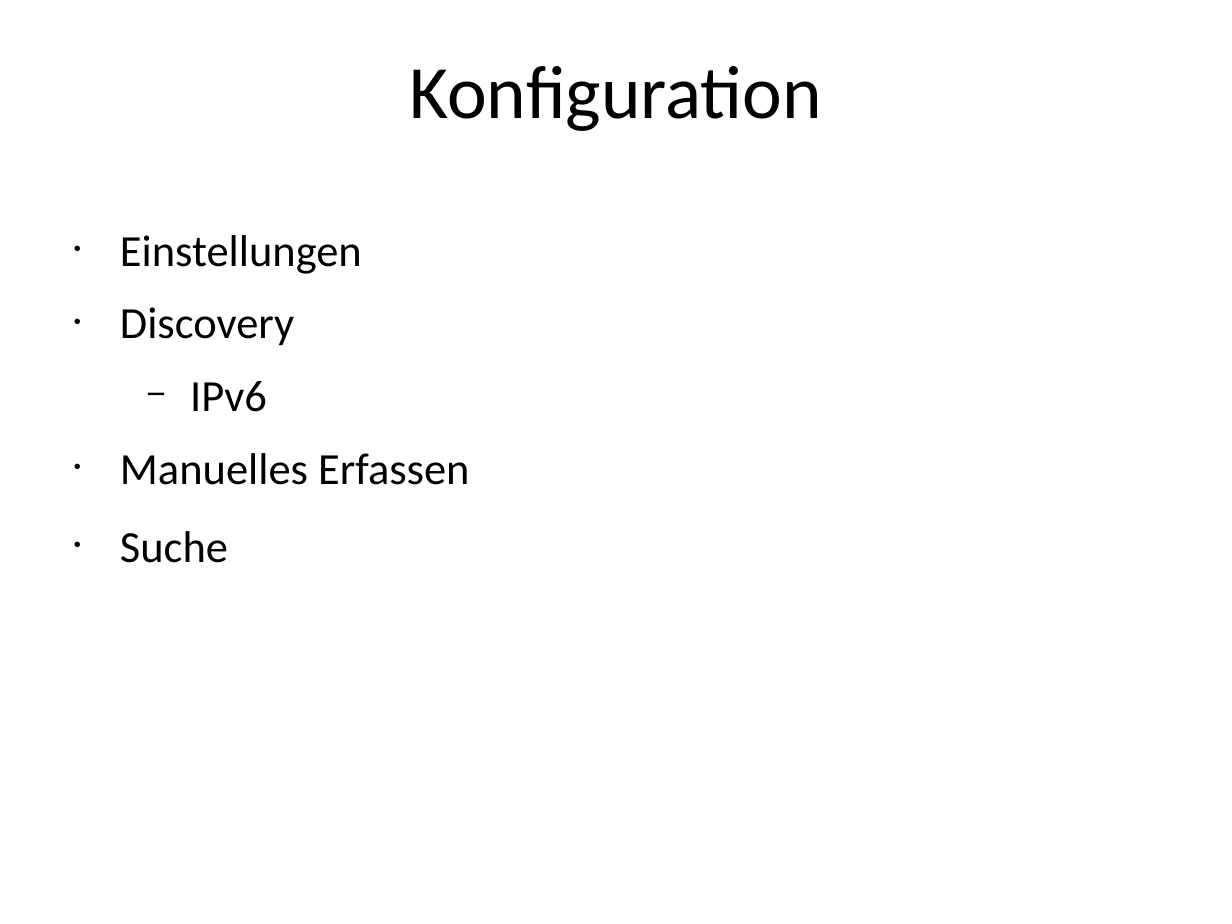
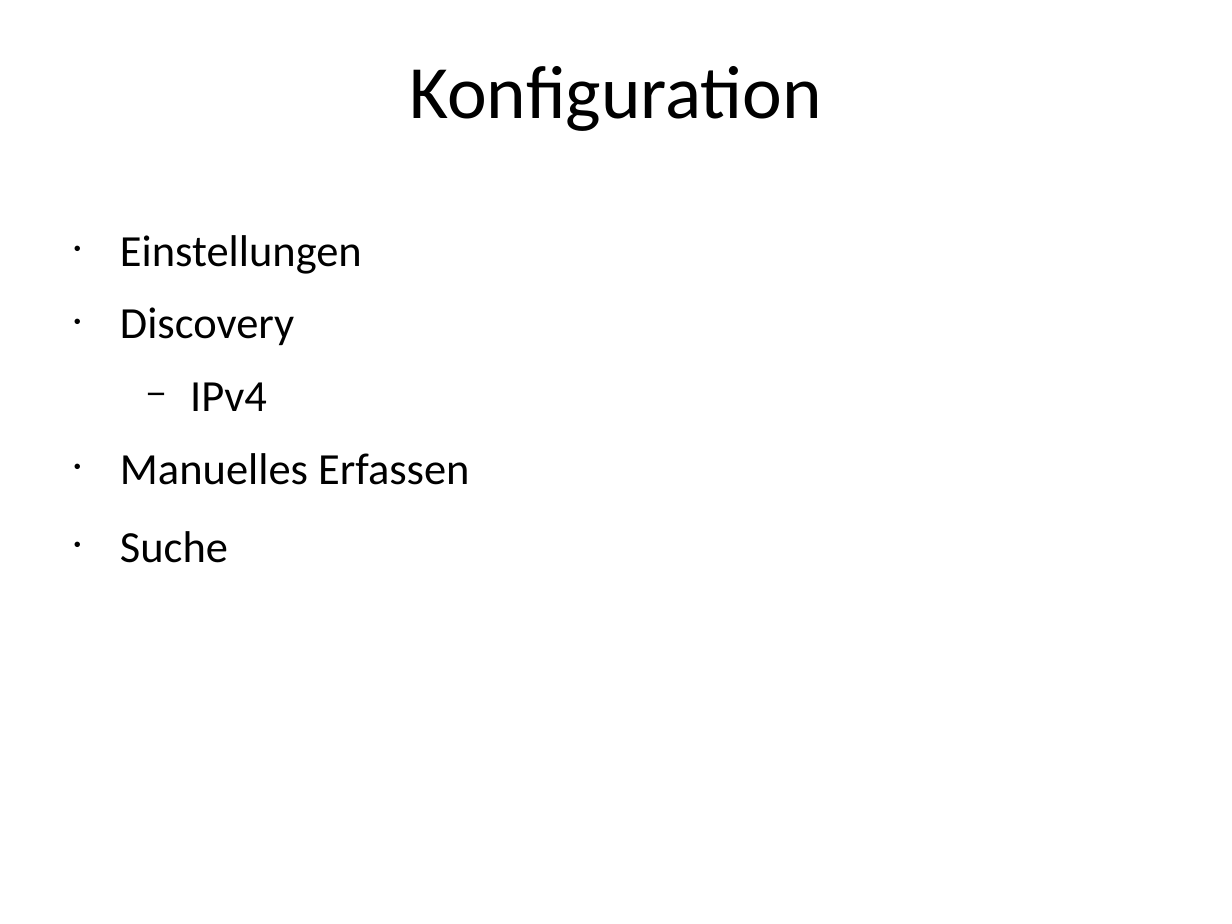
Before and after one commit to iSOcH/wosm, a slide deck: slide 6 of Phase3/Demo3.odp. Drawn at 1232x924 pixels with LibreOffice and Linux fonts; fonts in the diff are those of the drawing. Boxes give left, top, right and bottom in pixels: in the first picture for what was removed or moved away, otherwise in the second. Text is boxed around its words. In the diff, an @@ line names an element or a change of style, - is before the commit and + after.

Commit message:
Fehler von Schwarz korrigiert

```diff
--- a/Phase3/Demo3.odp
+++ b/Phase3/Demo3.odp
@@ text at (190, 382, 267, 411): text changed @@
-  − IPv6
+  − IPv4
```
